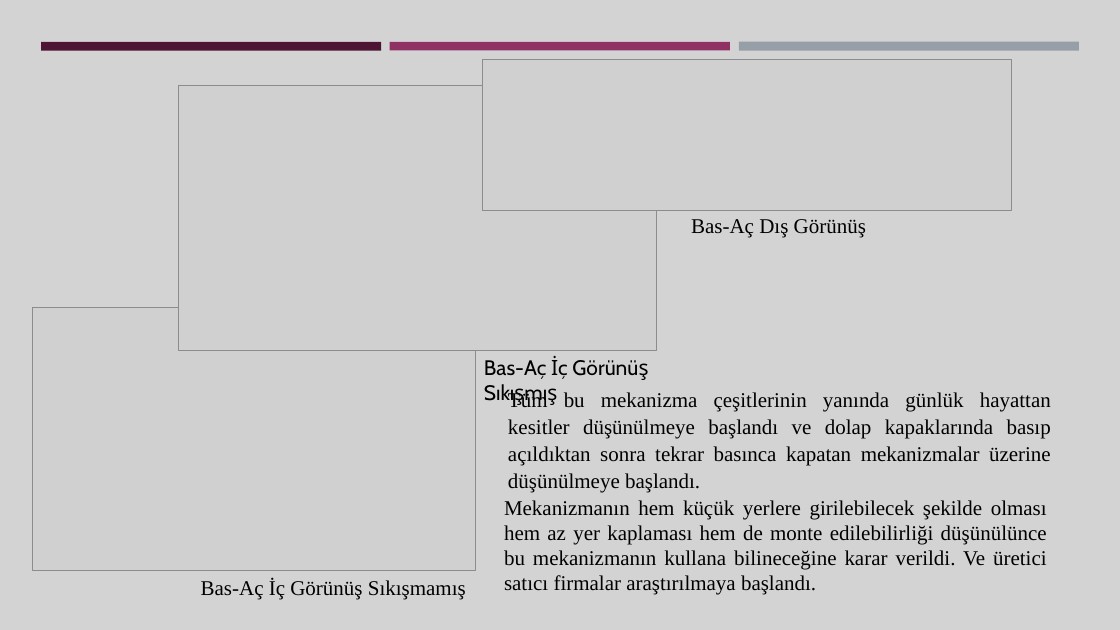
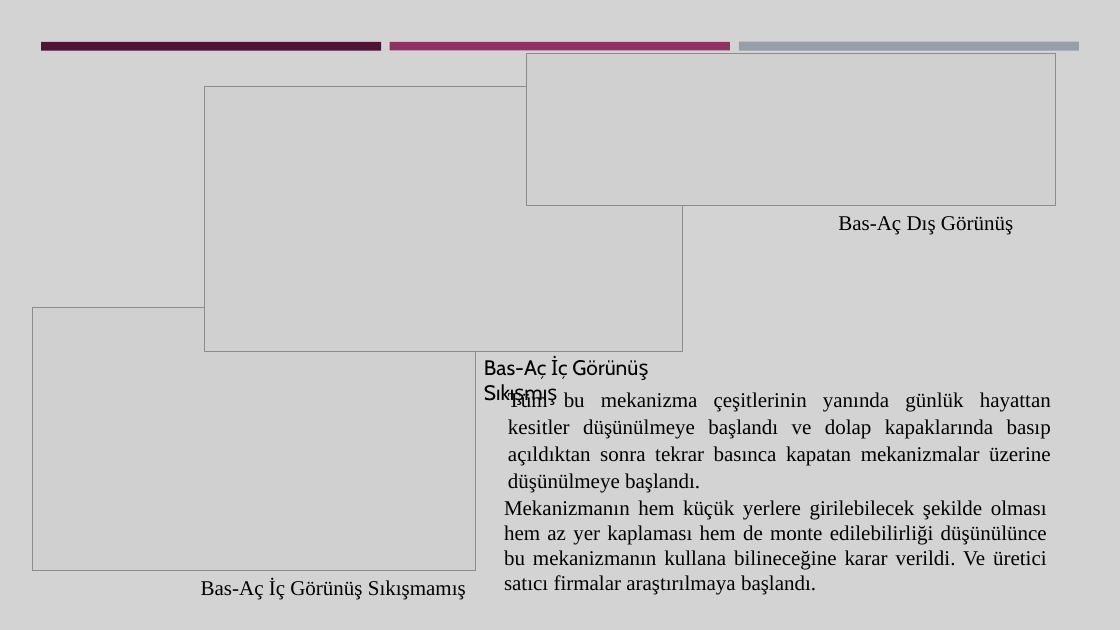
Before and after one commit to Gamze1304/black, a slide deck: slide 6 of Gamze Saçmaözü aselsan sunum.pptx. Drawn at 1120x630 pixels with LibreOffice and Linux fonts; fonts in the diff are those of the drawing; grey boxes stand for pictures. Boxes give left, top, right and bottom in pixels: in the first picture for what was removed or moved away, otherwise in the second. Text is boxed around its words. In the diff, an @@ line names an element or a change of style, - is before the commit and + after.

```diff
--- a/Gamze Saçmaözü aselsan sunum.pptx
+++ b/Gamze Saçmaözü aselsan sunum.pptx
@@ picture: place and size @@
-picture at (483,59,1012,211)
+picture at (527,54,1056,206)
@@ picture: place and size @@
-picture at (178,85,656,350)
+picture at (205,87,683,352)
@@ text "Bas-Aç Dış Görünüş": place and size @@
-text "Bas-Aç Dış Görünüş" at (691,219,866,237)
+text "Bas-Aç Dış Görünüş" at (838,216,1013,235)
```
Also in this commit, not shown: 3 other slides changed.
